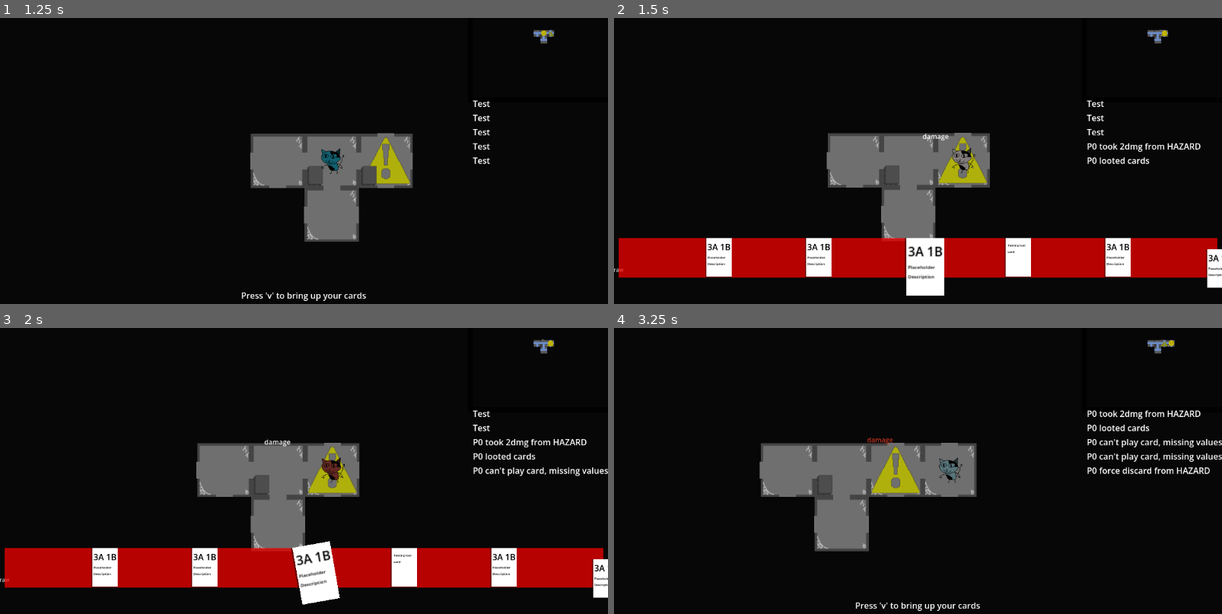
Above: before the commit, frames 1-4 (two rows, left to right).
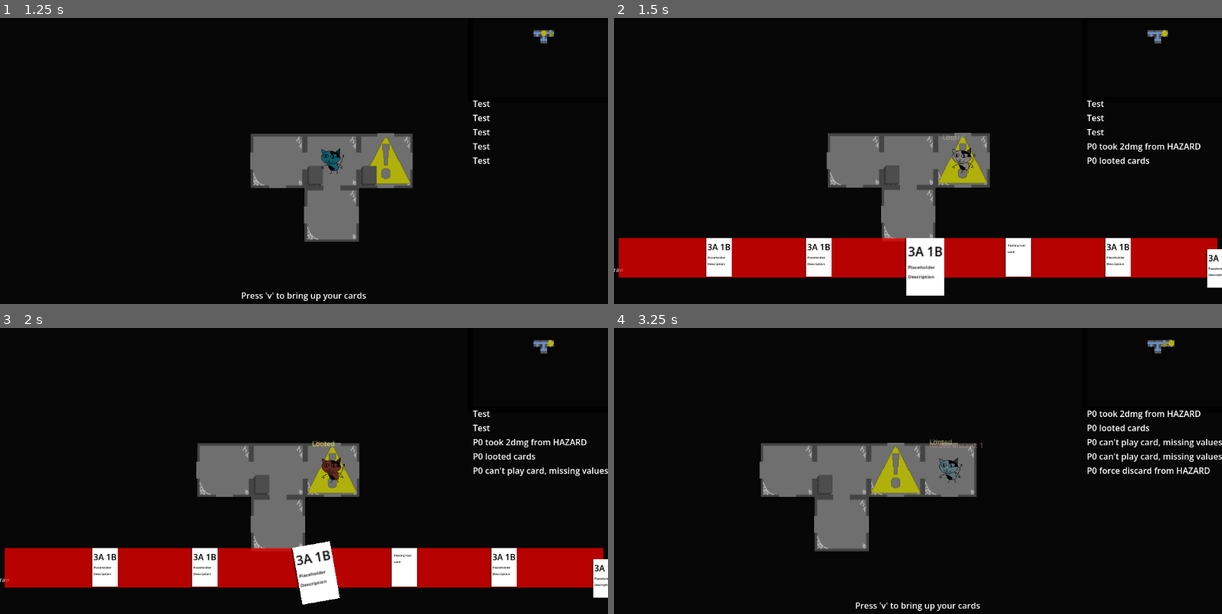
Above: after the commit, the same moments.

Repository: emrysshevek/gameganggame
Game: Godot game, scene res://scenes/GameScene.tscn
Same seed, same stepped clock (60 frames per second), same inputs: the game is played once before the commit and once after it.
Inputs (mouse positions are in pixels of both pictures, inside the frame that each line leads up to):
- Up to frame 1 (1.25 s): tap V (debug_v) at 0.5 s; move the mouse to (437, 115) at 0.52 s; hold D (move_right) from 0.53 s (still down); tap G (discard) at 0.6 s; click (437, 115) at 0.67 s
- Up to frame 2 (1.5 s): release D (move_right) at 1.25 s; tap V (debug_v) at 1.25 s; drag from (796, 149) to (887, 201) at 1.27 s
- Up to frame 3 (2 s): no input
- Up to frame 4 (3.25 s): move the mouse to (978, 368) at 2.02 s; hold D (move_right) 2.03-2.75 s; click (978, 368) at 2.1 s; tap G (discard) at 2.3 s; tap V (debug_v) at 2.75 s; drag from (887, 511) to (735, 390) at 2.77 s

Frame 1 is identical in both runs. In frame 2, less than 0.1% of the frame differs, in the area x 50-91%, y 3-43%; in frame 3, 0.1%; in frame 4, 0.2%, in the area x 41-92%, y 3-43%.

Commit message:
character event popups
a popup label now appears temporarily over a character when they take damage, are forced to discard or loot cards off the ground.

Diff:
--- a/entities/character.gd
+++ b/entities/character.gd
@@ -34,6 +34,7 @@
 	character_id = input_character_id
 	input_man = InputManager.get_player_input_manager(character_id)
 	pis_machine = input_state_machine
+	Events.looted_cards.connect(_on_looted_card)
 	return self
 
 func bind_screen(input_screen:PlayerScreen):
@@ -68,6 +69,7 @@
 	health_current -= amount
 	health_changed.emit(self, health_current + amount, health_current)
 	character_sprite.damage_animation()
+	character_sprite.play_pop_up("-" + str(amount) + "hp", Color("b82d1d"))
 	if health_current <= 0:
 		die()
 
@@ -84,6 +86,7 @@
 		var random_card = my_screen.card_manager.hand_pile.get_random_card()
 		if random_card != null:
 			my_screen.card_manager.discard(my_screen.card_manager.hand_pile.get_random_card())
+	character_sprite.play_pop_up("forced discard: " + str(number_of_cards), Color("b82d1d"))
 
 func end_turn():
 	ended_turn.emit(self)
@@ -139,3 +142,7 @@
 			Utils.try_get_grid_man().highlight_targettable_tiles(get_my_current_playing_card(), grid_coordinates, 0)
 		if old_state == Model.InputState.TARGET:
 			Utils.try_get_grid_man().clear_highlights(character_id, 0)
+
+func _on_looted_card(_character:Character):
+	if _character == self:
+		character_sprite.play_pop_up("Looted", Color("#d4ff3b"))
--- a/entities/grid_sprite.gd
+++ b/entities/grid_sprite.gd
@@ -65,7 +65,6 @@
 func damage_animation():
 	var new_tween = self.create_tween()
 	var previous_color = self.self_modulate
-	play_pop_up("damage", Color("b82d1d"))
 	new_tween.tween_property(self, "self_modulate", Color("ffffff"), Config.animation_speed * 0.2)
 	new_tween.tween_property(self, "self_modulate", Color("#b82d1d"), Config.animation_speed * 0.5)
 	new_tween.tween_property(self, "self_modulate", Color("ffffff"), Config.animation_speed * 0.2)
@@ -78,14 +77,14 @@
 	#new_pop_up_label.visible = false
 	new_pop_up_label.horizontal_alignment = HORIZONTAL_ALIGNMENT_CENTER
 	new_pop_up_label.text = text
-	#set theme here maybe?
+	new_pop_up_label.position = Vector2(self.get_scaled_size().x / 2, 0)
+	new_pop_up_label.self_modulate = Color("ffffff00")
+	#set label theme here maybe?
 	add_child(new_pop_up_label)
-	new_pop_up_label.global_position = self.global_position
 	var new_tween = self.create_tween()
-	new_tween.tween_property(new_pop_up_label, "global_position", self.global_position - Vector2(2,10), Config.animation_speed)
-	new_tween.tween_property(new_pop_up_label, "self_modulate", Color(_set_color), Config.animation_speed)
-	new_tween.tween_property(new_pop_up_label, "self_modulate", Color("ffffff00"), Config.animation_speed)
-
+	new_tween.tween_property(new_pop_up_label, "position", new_pop_up_label.position - Vector2(0,15), Config.animation_speed)
+	new_tween.parallel().tween_property(new_pop_up_label, "self_modulate", Color(_set_color), Config.animation_speed)
+	new_tween.tween_property(new_pop_up_label, "self_modulate", Color("ffffff00"), Config.animation_speed * 2)
 
 func trigger_enter_ability(target:Character): #override for hazards
 	pass
